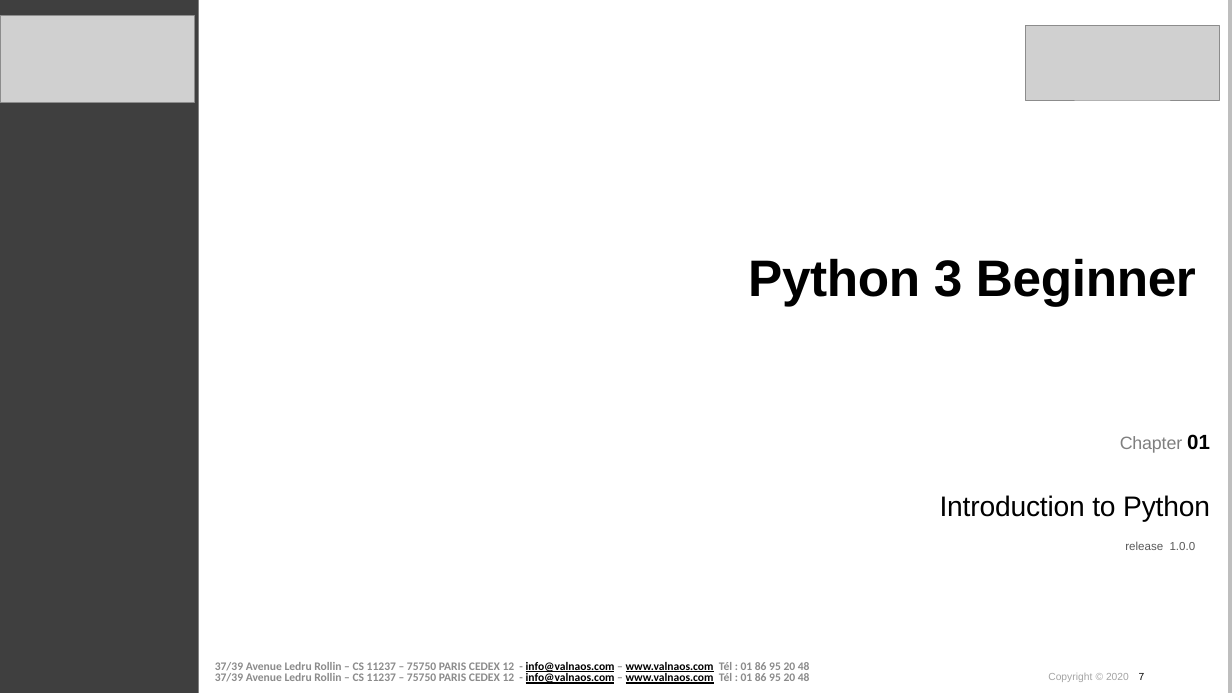
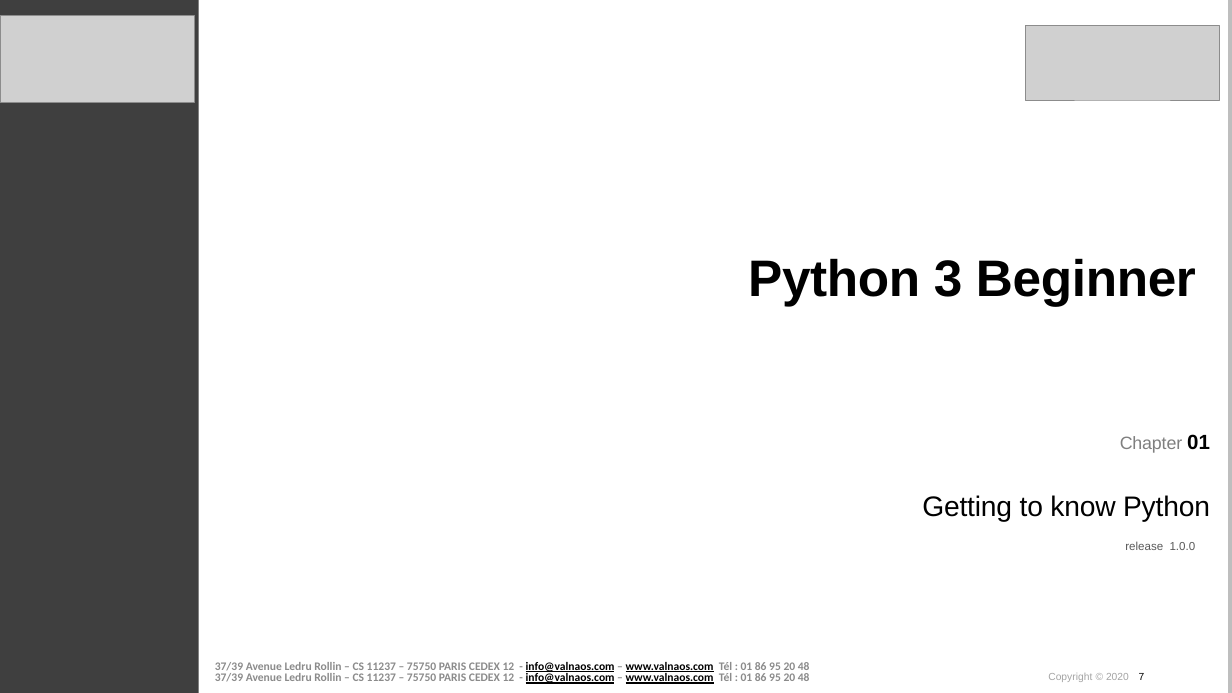
Before and after one commit to cstar-industries/python-3-beginner, a slide deck: slide 7 of 001-First-Steps/First Steps.pptx. Drawn at 1232x693 pixels with LibreOffice and Linux fonts; fonts in the diff are those of the drawing; grey boxes stand for pictures; background and template pictures are left out. Boxes give left, top, right and bottom in pixels: in the first picture for what was removed or moved away, otherwise in the second. Text is boxed around its words. In the diff, an @@ line names an element or a change of style, - is before the commit and + after.

```diff
--- a/001-First-Steps/First Steps.pptx
+++ b/001-First-Steps/First Steps.pptx
@@ text at [922, 495, 1210, 522]: text changed @@
-Introduction to Python
+Getting to know Python
```
Also in this commit, not shown: 2 other slides changed, 20 slides added.
